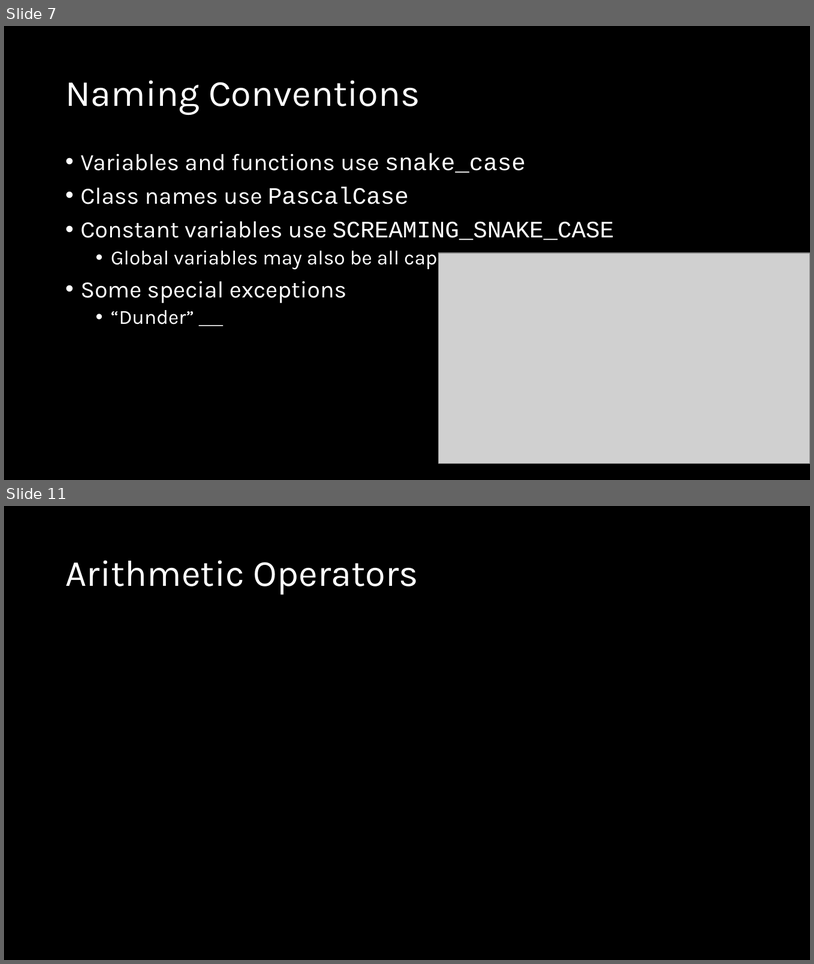
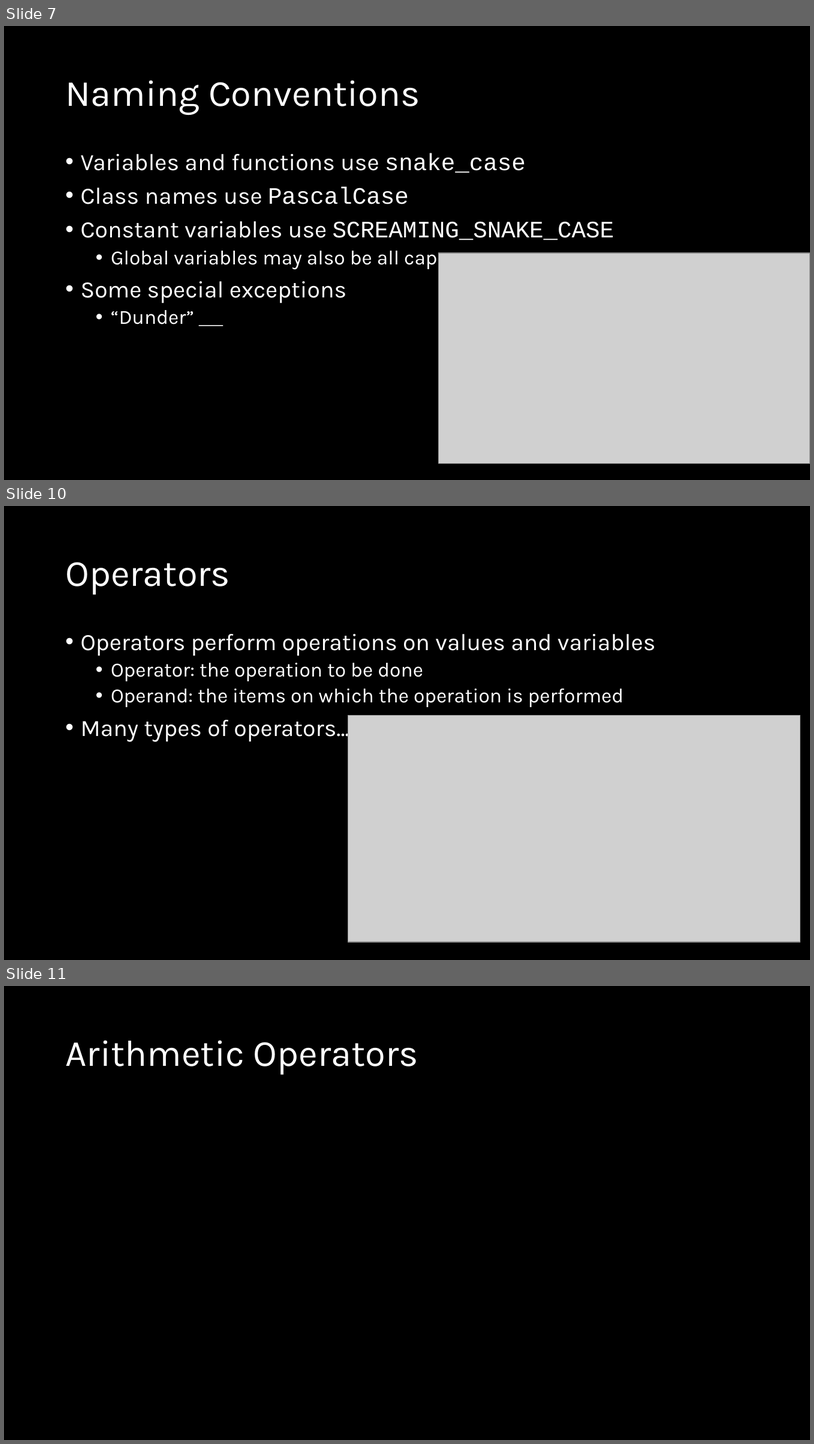
Before and after one commit to d-guh/computer-courses, a slide deck: intro-to-python/02/lesson-02.pptx. Shown one above the other, each under a label of ours: slides 7 and 11 before the commit, slides 7, 10 and 11 after it; the slides between them are not shown. The pictures are 814x964 and 814x1444 pixels, drawn with LibreOffice and Linux fonts; fonts in the diff are those of the drawing; grey boxes stand for pictures; background and template pictures are left out. Boxes give left, top, right and bottom in pixels: in the first picture for what was removed or moved away, otherwise in the second. Text is boxed around its words. In the diff, an @@ line names an element or a change of style, - is before the commit and + after.

```diff
--- a/intro-to-python/02/lesson-02.pptx
+++ b/intro-to-python/02/lesson-02.pptx
@@ slide 10 added at <box>4,506,810,960</box>, background #000000 @@
@@ title added at <box>65,562,230,595</box>, 44 pt, text #FFFFFF @@
+Operators
@@ text added at <box>81,634,656,742</box>, 24 pt, text #FFFFFF @@
+• Operators perform operations on values and variables
+  • Operator: the operation to be done
+  • Operand: the items on which the operation is performed
+• Many types of operators…
@@ picture added at <box>348,715,801,942</box> @@
```
Also in this commit, not shown: 6 slides changed, 3 other slides added.
